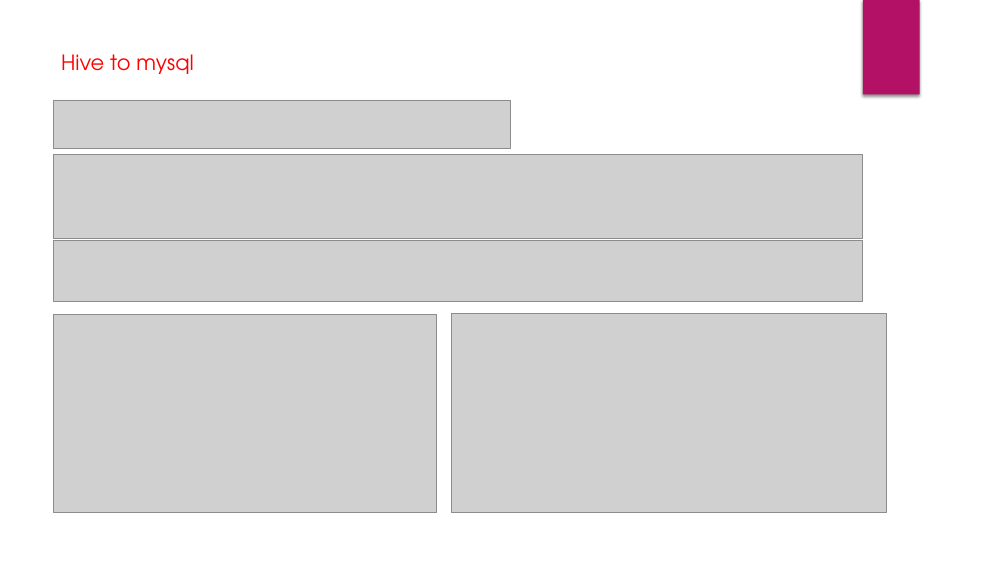
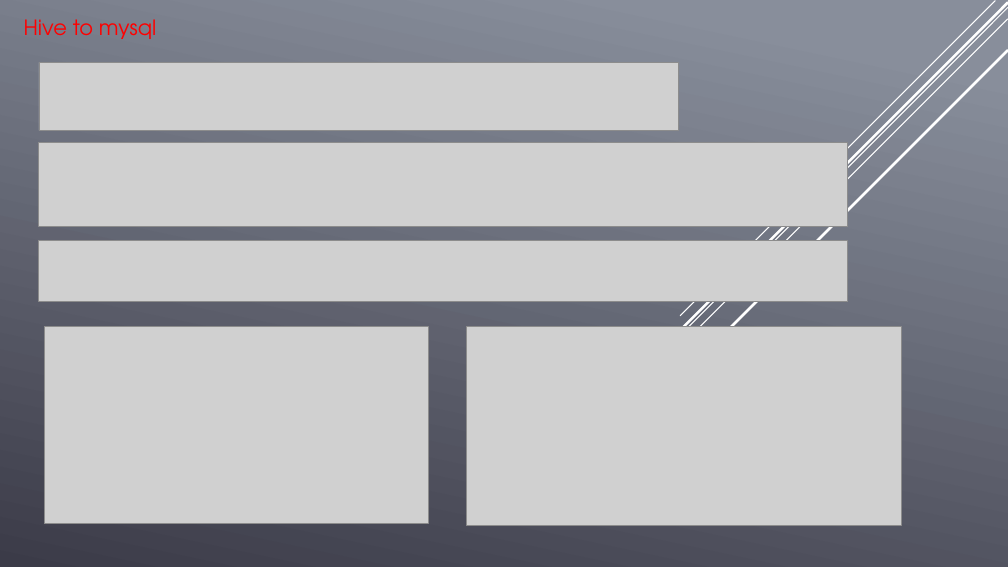
Before and after one commit to lzyprime/spark_homework, a slide deck: slide 6 of HomeWork/hadoop.pptx. Drawn at 1008x567 pixels with LibreOffice and Linux fonts; fonts in the diff are those of the drawing; grey boxes stand for pictures; background and template pictures are left out. Boxes give left, top, right and bottom in pixels: in the first picture for what was removed or moved away, otherwise in the second. Text is boxed around its words. In the diff, an @@ line names an element or a change of style, - is before the commit and + after.

```diff
--- a/HomeWork/hadoop.pptx
+++ b/HomeWork/hadoop.pptx
@@ background picture (left out) to gradient #888E9B to #3C3C49 @@
@@ text "Hive to mysql": place and size @@
-text "Hive to mysql" at <box>61,54,193,74</box>
+text "Hive to mysql" at <box>24,19,156,39</box>
@@ line added from (1008, 8) to (505, 510), #FFFFFF 1 pt @@
@@ line added from (1008, 19) to (598, 429), #FFFFFF 1 pt @@
@@ line added from (1008, 3) to (606, 404), #FFFFFF 2.5 pt @@
@@ line added from (995, 1) to (681, 316), #FFFFFF 1 pt @@
@@ rectangle removed at <box>863,0,920,95</box> @@
@@ line added from (1008, 51) to (649, 410), #FFFFFF 2.5 pt @@
@@ picture: place and size @@
-picture at <box>54,100,510,148</box>
+picture at <box>39,62,678,130</box>
@@ picture: place and size @@
-picture at <box>54,154,863,238</box>
+picture at <box>39,143,848,227</box>
@@ picture: place and size @@
-picture at <box>54,240,863,302</box>
+picture at <box>39,241,848,302</box>
@@ picture: place and size @@
-picture at <box>54,315,437,512</box>
+picture at <box>45,327,428,524</box>
@@ picture: place and size @@
-picture at <box>452,313,887,513</box>
+picture at <box>467,327,901,526</box>
```
Also in this commit, not shown: 8 other slides changed, 12 other files.
